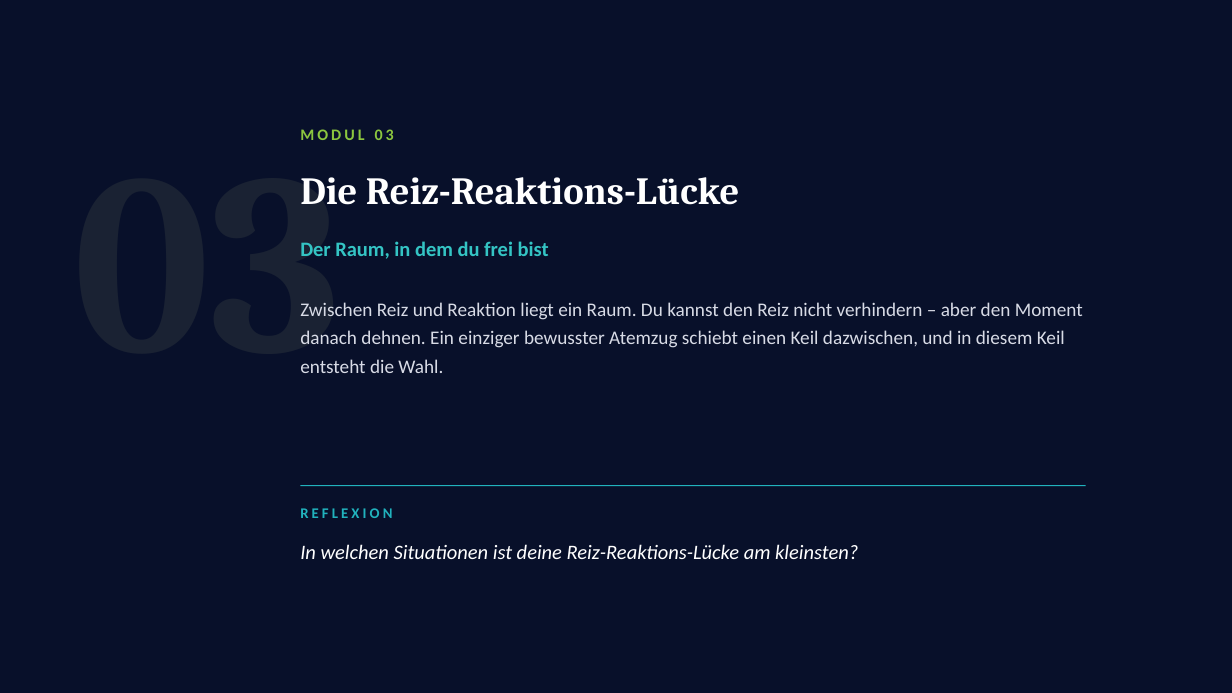
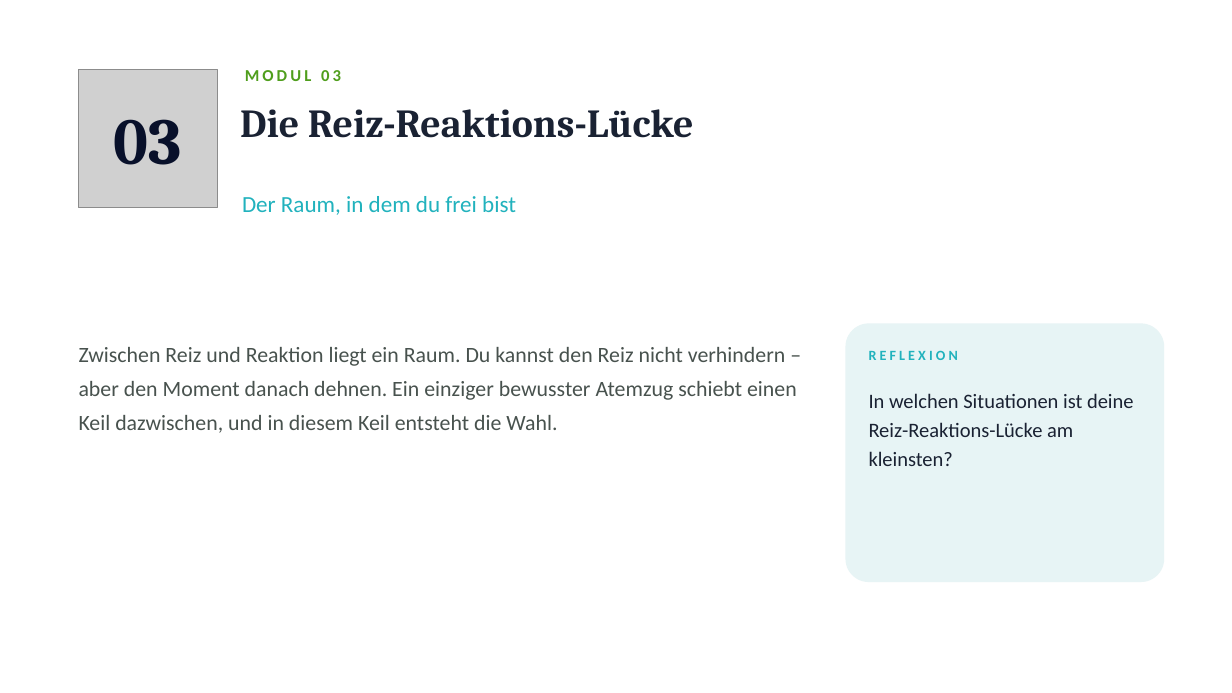
Before and after one commit to Heiko888/werdemeisterdeinergedanken, a slide deck: slide 10 of content/vorlagen/workshop/WMDG-Workshop-Deinen-Kopf-durchdenken.pptx. Drawn at 1232x693 pixels with LibreOffice and Linux fonts; fonts in the diff are those of the drawing; grey boxes stand for pictures. Boxes give left, top, right and bottom in pixels: in the first picture for what was removed or moved away, otherwise in the second. Text is boxed around its words. In the diff, an @@ line names an element or a change of style, - is before the commit and + after.

```diff
--- a/content/vorlagen/workshop/WMDG-Workshop-Deinen-Kopf-durchdenken.pptx
+++ b/content/vorlagen/workshop/WMDG-Workshop-Deinen-Kopf-durchdenken.pptx
@@ background #08102A to #FFFFFF @@
@@ text "03" at (x1=114, y1=119, x2=182, y2=165): vertical alignment top to middle @@
@@ picture added at (x1=79, y1=69, x2=217, y2=208) @@
@@ text at (x1=245, y1=70, x2=341, y2=81): text changed; size 200 to 13 pt; font Cambria to Calibri; text colour #1A2233 to #4F9E1C @@
-03
+MODUL 03
@@ text "MODUL 03" at (x1=245, y1=70, x2=341, y2=81): vertical alignment middle to top @@
@@ text at (x1=114, y1=119, x2=182, y2=165): text changed; size 12.5 to 51 pt; font Calibri to Cambria; text colour #8CC63F to #08102A @@
-MODUL 03
+03
@@ text "Die Reiz-Reaktions-Lücke" moved from (x1=300, y1=177, x2=739, y2=205) to (x1=240, y1=109, x2=694, y2=138) @@
@@ text "Die Reiz-Reaktions-Lücke" at (x1=240, y1=109, x2=694, y2=138): size 30 to 31 pt, text colour #FFFFFF to #1A2233; line spacing 1 to 1.02 @@
@@ text "Der Raum, in dem du ..." moved from (x1=300, y1=241, x2=549, y2=259) to (x1=242, y1=196, x2=516, y2=215) @@
@@ text "Der Raum, in dem du ..." at (x1=242, y1=196, x2=516, y2=215): size 16 to 18 pt, text colour #34C4C4 to #21B2BD, bold off @@
@@ rounded rectangle added at (x1=846, y1=323, x2=1165, y2=582), fill #E7F4F5 @@
@@ text "Zwischen Reiz und Reaktion liegt ..." moved from (x1=300, y1=302, x2=1083, y2=373) to (x1=79, y1=347, x2=797, y2=433) @@
@@ text "Zwischen Reiz und Reaktion liegt ..." at (x1=79, y1=347, x2=797, y2=433): size 15 to 17 pt, text colour #D8DBE6 to #48524E; line spacing 1.25 to 1.3 @@
@@ text "REFLEXION" moved from (x1=300, y1=508, x2=392, y2=518) to (x1=869, y1=350, x2=958, y2=360) @@
@@ text "REFLEXION" at (x1=869, y1=350, x2=958, y2=360): size 11.5 to 11 pt @@
@@ text "In welchen Situationen ist deine ..." moved from (x1=300, y1=544, x2=858, y2=559) to (x1=869, y1=393, x2=1134, y2=466) @@
@@ text "In welchen Situationen ist deine ..." at (x1=869, y1=393, x2=1134, y2=466): text colour #FFFFFF to #1A2233, italic off; line spacing 1.12 to 1.18 @@
@@ rectangle removed at (x1=300, y1=485, x2=1086, y2=486) @@
```
Also in this commit, not shown: 20 other slides changed, 25 other files.
